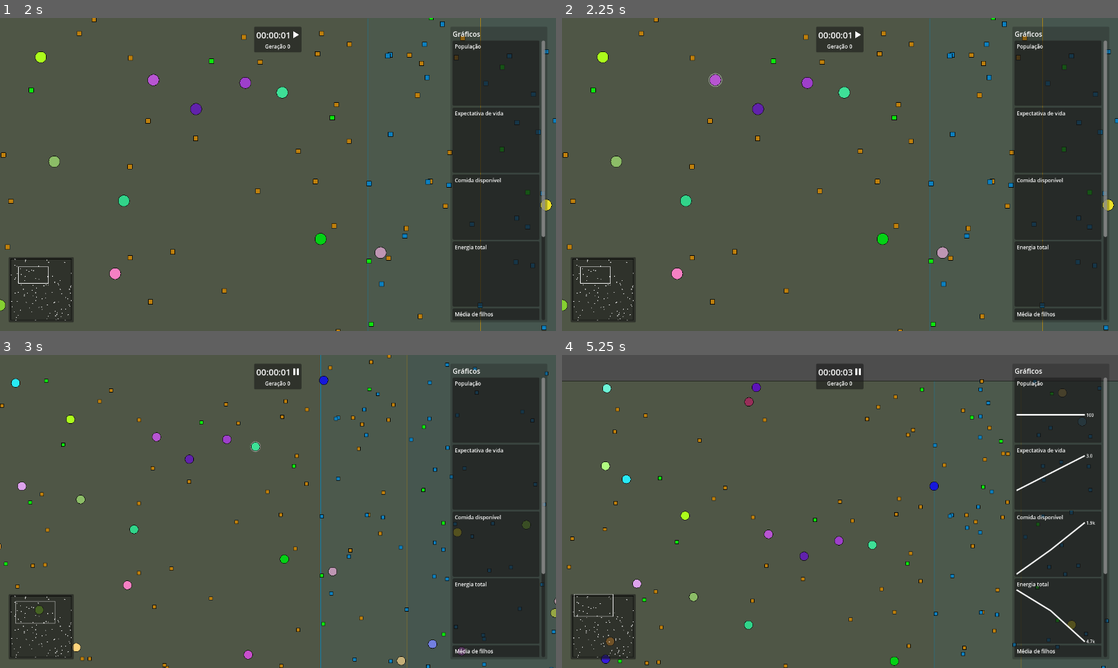
Above: before the commit, frames 1-4 (two rows, left to right).
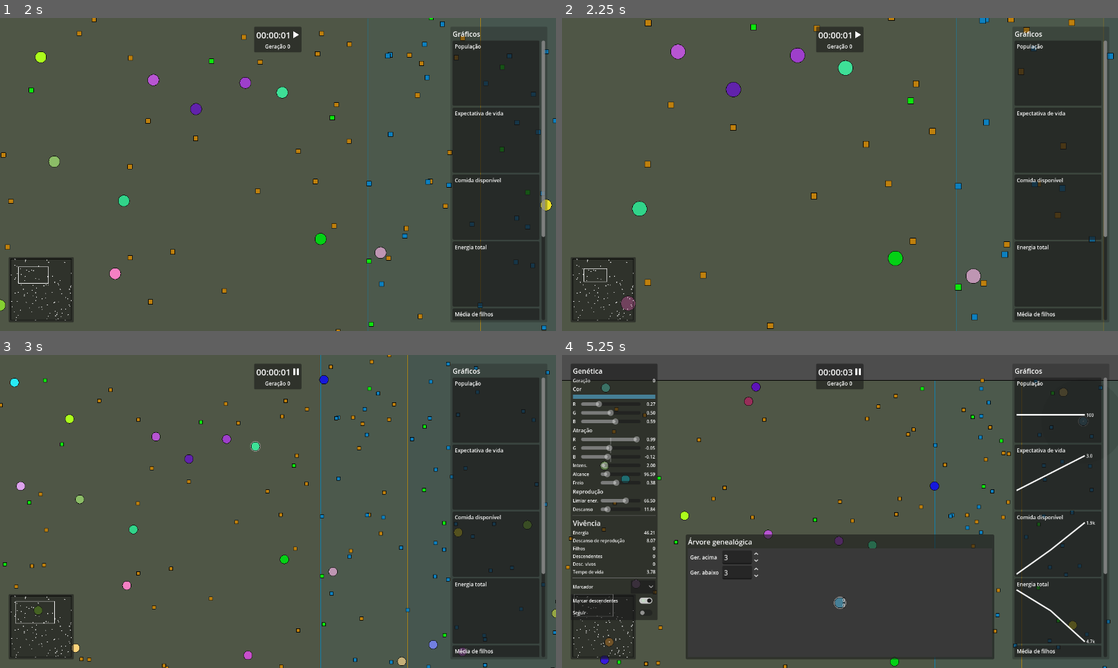
Above: after the commit, the same moments.

Repository: rodrigo-borges/attract-repel
Game: Godot game, scene res://world/world.tscn
The game is run twice, just before and just after one commit, with the same random seed, the same clock (stepped at 60 frames per second) and the same inputs. The project has no main scene, so this scene is started directly.
Inputs (mouse positions are in pixels of both pictures, inside the frame that each line leads up to):
- Up to frame 1 (2 s): move the mouse to (517, 330) at 0.52 s; hold D (right) 0.53-1.25 s; hold Middle mouse button (middle_click) 0.53-1.25 s; tap Mouse wheel up (zoom_in) at 0.8 s; click (294, 33) at 1.25 s
- Up to frame 2 (2.25 s): tap Enter at 2 s; move the mouse to (717, 80) at 2.02 s; hold S (down) from 2.03 s (still down); tap Mouse wheel up (zoom_in) at 2.1 s
- Up to frame 3 (3 s): tap Mouse wheel down (zoom_out) at 2.3 s; tap Space (pause) at 2.75 s; move the mouse to (283, 430) at 2.77 s; release S (down) at 2.78 s; hold D (right) from 2.78 s (still down); hold Mouse wheel down (zoom_out) from 2.78 s (still down)
- Up to frame 4 (5.25 s): tap Middle mouse button (middle_click) at 3.05, 5.1 s; move the mouse to (817, 383) at 3.52 s; release D (right) at 3.53 s; release Mouse wheel down (zoom_out) at 3.53 s; hold W (up) 3.53-4.28 s; tap F (follow) at 3.6 s; tap Mouse wheel up (zoom_in) at 3.8 s; move the mouse to (995, 386) at 4.27 s; press the mouse at (995, 386) at 4.28 s; hold A (left) from 4.28 s (still down); tap Mouse wheel down (zoom_out) at 4.55 s; move the mouse to (595, 480) at 5.02 s; release the mouse at (595, 480) at 5.03 s

Frame 1 is identical in both runs. In frame 2, 3.7% of the frame differs, in the area x 0-100%, y 0-100%; in frame 3, 1.3%; in frame 4, 34%, in the area x 0-100%, y 2-100%.

Commit message:
Generaliza a classe de câmera para mundo e árvore

Diff:
--- /dev/null
+++ b/camera/camera.gd
@@ -0,0 +1,46 @@
+extends Camera2D
+class_name Camera
+
+@export var zoom_enabled:bool = true
+@export var zoom_intensity:float = 1.3
+@export var zoom_duration:float = .1
+@export var drag_enabled:bool = true
+@export var keyboard_enabled:bool = true
+@export var move_speed:float = 300.
+
+var moving:bool = false
+var previous_mouse_position:Vector2
+
+func _ready() -> void:
+	pass
+
+func _process(delta:float) -> void:
+	if drag_enabled:
+		if Input.is_action_just_released("middle_click"):
+			moving = false
+		if moving:
+			var mouse_position:Vector2 = get_viewport().get_mouse_position()
+			global_position -= (mouse_position - previous_mouse_position) / zoom
+	if keyboard_enabled:
+		var input_direction:Vector2 = Input.get_vector("left", "right", "up", "down")
+		global_position += input_direction * delta * move_speed
+
+	previous_mouse_position = get_viewport().get_mouse_position()
+
+func _unhandled_input(event:InputEvent) -> void:
+	if zoom_enabled:
+		if event.is_action_pressed("zoom_in"):
+			if Engine.time_scale > 0.:
+				var tween:Tween = get_tree().create_tween()
+				tween.tween_property(self, "zoom", zoom*zoom_intensity, zoom_duration).set_trans(Tween.TRANS_CUBIC)
+			else:
+				zoom *= zoom_intensity
+		elif event.is_action_pressed("zoom_out"):
+			if Engine.time_scale > 0.:
+				var tween:Tween = get_tree().create_tween()
+				tween.tween_property(self, "zoom", zoom/zoom_intensity, zoom_duration).set_trans(Tween.TRANS_CUBIC)
+			else:
+				zoom /= zoom_intensity
+	if drag_enabled:
+		if event.is_action_pressed("middle_click"):
+			moving = true
--- a/family_tree/family_tree.gd
+++ b/family_tree/family_tree.gd
@@ -8,6 +8,7 @@
 @export var h_spacing:float = 35.
 @export var v_spacing:float = 50.
 @onready var camera:Camera2D = find_child("Camera")
+@onready var bg_rect:Control = find_child("ColorRect")
 var creature:CreatureData
 var creature_node:FamilyNode
 var creatures:Array[CreatureData]
@@ -31,7 +32,9 @@
 	l_below_input.value_changed.connect(func(value:float):layers_below=int(value);refresh())
 
 func _process(_delta:float) -> void:
-	pass
+	var bg_size:Vector2 = get_viewport().get_visible_rect().size/camera.zoom.x*2.
+	bg_rect.set_size(bg_size)
+	bg_rect.set_position(-bg_size/2.)
 
 func _unhandled_input(event:InputEvent) -> void:
 	if event.is_action_pressed("left_click"):
@@ -44,6 +47,7 @@
 	create_tree()
 	if reset_camera:
 		camera.set_position(creature_node.position)
+		camera.set_zoom(Vector2.ONE)
 
 func refresh() -> void:
 	set_creature(creature, false)
@@ -154,6 +158,5 @@
 		hovered_node = node
 
 func unhover_node() -> void:
-	if hovered_node != null:
-		hover_highlight.set_visible(false)
-		hovered_node = null
+	hover_highlight.set_visible(false)
+	hovered_node = null
--- a/family_tree/family_tree.tscn
+++ b/family_tree/family_tree.tscn
@@ -1,7 +1,7 @@
 [gd_scene load_steps=5 format=3 uid="uid://4ucbadkjd5g2"]
 
 [ext_resource type="Script" uid="uid://c37lwlh1qqp2d" path="res://family_tree/family_tree.gd" id="1_f8xb0"]
-[ext_resource type="Script" uid="uid://ct2qg6vbjugxx" path="res://family_tree/tree_camera.gd" id="2_lw71b"]
+[ext_resource type="Script" uid="uid://yh7nc1obocxs" path="res://camera/camera.gd" id="2_7qggr"]
 [ext_resource type="Script" uid="uid://xtm3a42nfmik" path="res://family_tree/family_node_highlight.gd" id="3_jr5cc"]
 [ext_resource type="LabelSettings" uid="uid://bse0aa8ieynyj" path="res://world/hud/category_label_setting.tres" id="4_7qggr"]
 
@@ -10,16 +10,22 @@
 
 [node name="Camera" type="Camera2D" parent="."]
 position = Vector2(0.871094, 0.366943)
-script = ExtResource("2_lw71b")
+script = ExtResource("2_7qggr")
+keyboard_enabled = false
 
 [node name="ColorRect" type="ColorRect" parent="Camera"]
 z_index = -3
-custom_minimum_size = Vector2(1000, 1000)
 anchors_preset = 15
 anchor_right = 1.0
 anchor_bottom = 1.0
+offset_left = -0.871094
+offset_top = -0.366943
+offset_right = -0.871094
+offset_bottom = -0.366943
 grow_horizontal = 2
 grow_vertical = 2
+size_flags_horizontal = 3
+size_flags_vertical = 3
 mouse_filter = 1
 color = Color(0.223103, 0.223103, 0.223103, 1)
 
--- a/family_tree/tree_camera.gd
+++ /dev/null
@@ -1,23 +0,0 @@
-extends Camera2D
-
-const MOVE_SPEED:float = 300.
-
-var moving:bool = false
-var previous_mouse_position:Vector2
-
-
-func _ready() -> void:
-	pass
-
-func _process(_delta:float) -> void:
-	if Input.is_action_just_released("middle_click"):
-		moving = false
-	if moving:
-		var mouse_position:Vector2 = get_viewport().get_mouse_position()
-		global_position -= (mouse_position - previous_mouse_position) / zoom
-
-	previous_mouse_position = get_viewport().get_mouse_position()
-
-func _unhandled_input(event:InputEvent) -> void:
-	if event.is_action_pressed("middle_click"):
-		moving = true
--- a/world/world_camera.gd
+++ b/world/world_camera.gd
@@ -1,32 +1,18 @@
-extends Camera2D
+extends Camera
 class_name WorldCamera
 
-const ZOOM_INTENSITY:float = 1.3
-const ZOOM_DURATION:float = .1
-const MOVE_SPEED:float = 300.
 const LEAK_TOLERANCE:float = 500.
 
-var moving:bool = false
-var previous_mouse_position:Vector2
 var followed_node:Node2D = null
 
 
 func _ready() -> void:
 	pass
 
-func _process(delta:float) -> void:
-	if Input.is_action_just_released("middle_click"):
-		moving = false
-	if moving:
-		var mouse_position:Vector2 = get_viewport().get_mouse_position()
-		global_position -= (mouse_position - previous_mouse_position) / zoom
-
-	var input_direction:Vector2 = Input.get_vector("left", "right", "up", "down")
-	global_position +=input_direction * delta * MOVE_SPEED
-
+func _process(_delta:float) -> void:
+	super._process(_delta)
 	if followed_node != null:
 		global_position = followed_node.global_position
-
 	var size:Vector2 = get_viewport().get_visible_rect().size
 	if size.x/zoom.x > World.area.size.x + LEAK_TOLERANCE*2.:
 		global_position.x = World.area.size.x/2. + World.area.position.x
@@ -36,15 +22,3 @@
 		global_position.y = World.area.size.y/2. + World.area.position.y
 	else:
 		global_position.y = clampf(global_position.y, World.area.position.y+size.y/2./zoom.y-LEAK_TOLERANCE, World.area.end.y-size.y/2./zoom.y+LEAK_TOLERANCE)
-
-	previous_mouse_position = get_viewport().get_mouse_position()
-
-func _unhandled_input(event:InputEvent) -> void:
-	if event.is_action_pressed("zoom_in"):
-		var tween:Tween = get_tree().create_tween()
-		tween.tween_property(self, "zoom", zoom*ZOOM_INTENSITY, ZOOM_DURATION).set_trans(Tween.TRANS_CUBIC)
-	elif event.is_action_pressed("zoom_out"):
-		var tween:Tween = get_tree().create_tween()
-		tween.tween_property(self, "zoom", zoom/ZOOM_INTENSITY, ZOOM_DURATION).set_trans(Tween.TRANS_CUBIC)
-	if event.is_action_pressed("middle_click"):
-		moving = true
Not shown, added: camera/camera.gd.uid
Not shown, removed: family_tree/tree_camera.gd.uid
